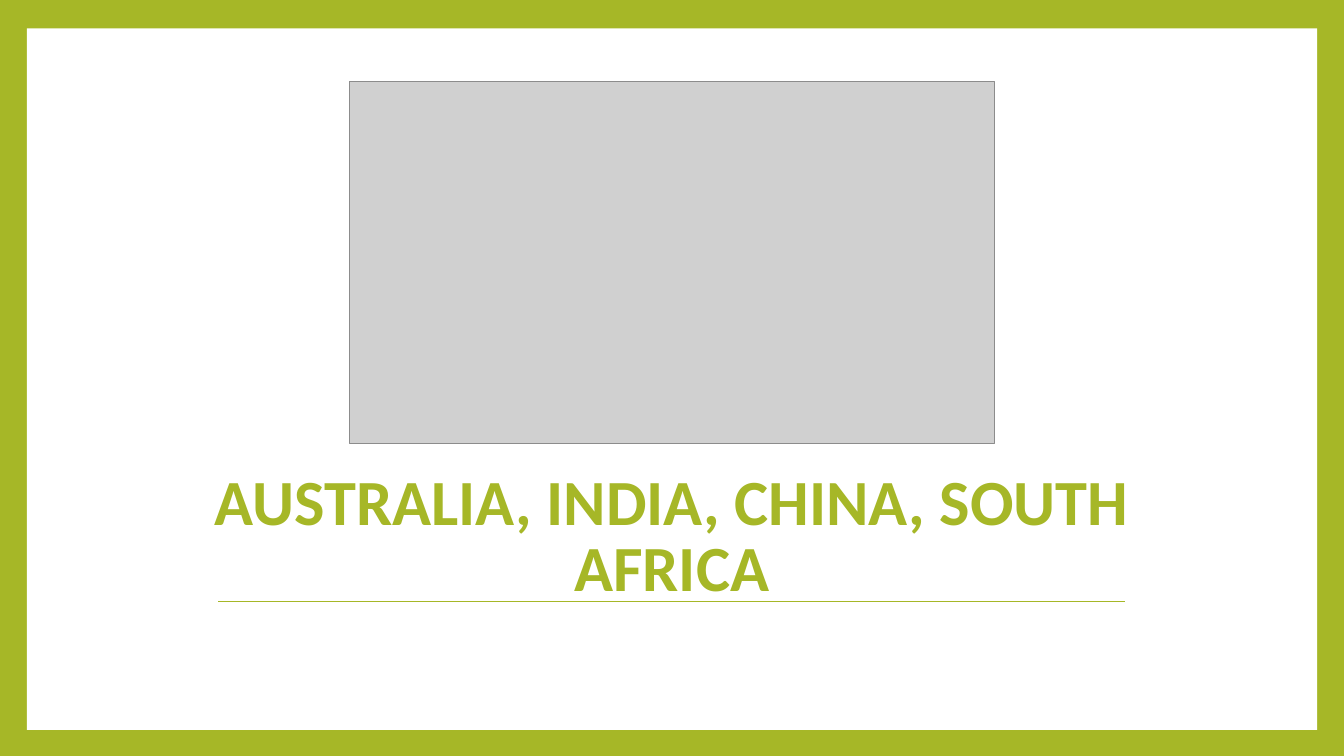
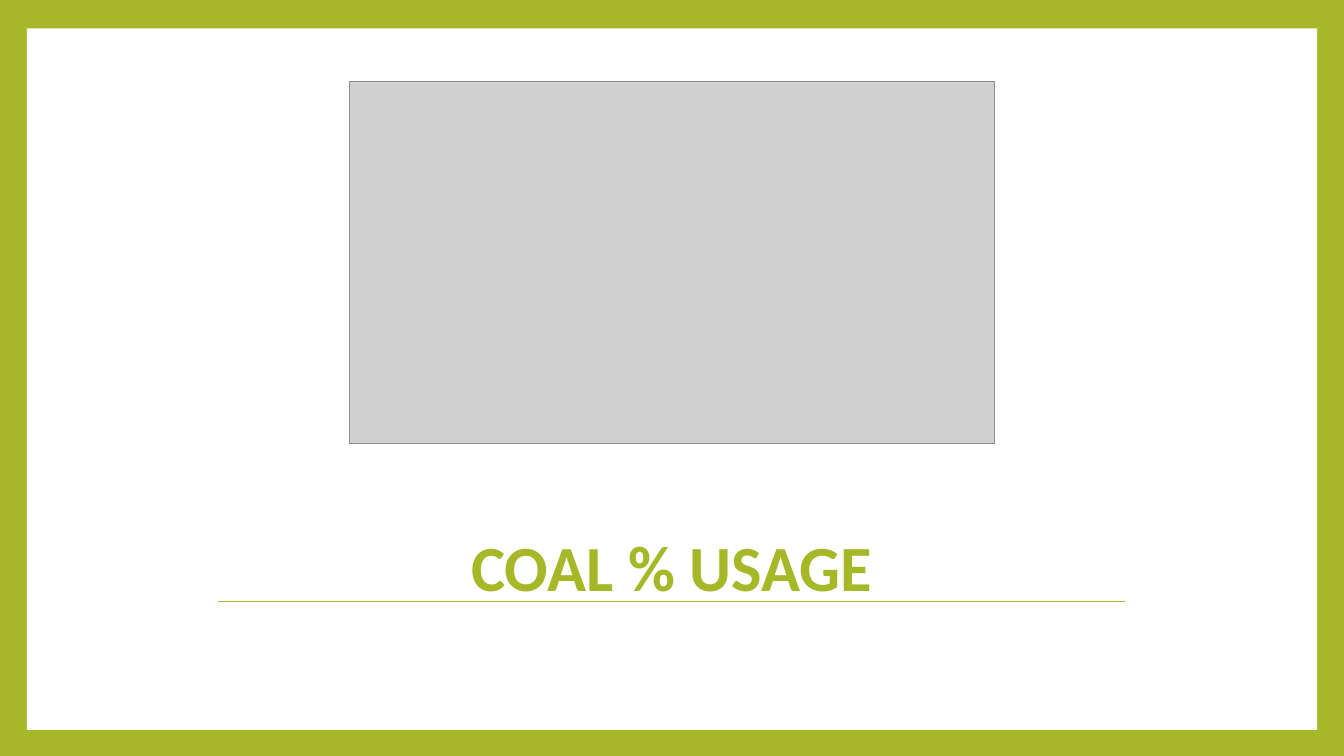
Before and after one commit to Mybiss55/DataAnalyticsProjects, a slide deck: slide 9 of Climate Change Presentation.pptx. Drawn at 1344x756 pixels with LibreOffice and Linux fonts; fonts in the diff are those of the drawing; grey boxes stand for pictures. Boxes give left, top, right and bottom in pixels: in the first picture for what was removed or moved away, otherwise in the second. Text is boxed around its words. In the diff, an @@ line names an element or a change of style, - is before the commit and + after.

```diff
--- a/Climate Change Presentation.pptx
+++ b/Climate Change Presentation.pptx
@@ title at bbox=[471, 548, 872, 602]: text changed @@
-AUSTRALIA, INDIA, CHINA, SOUTH AFRICA
+COAL % USAGE
```
Also in this commit, not shown: 4 other slides changed, 1 other file.
